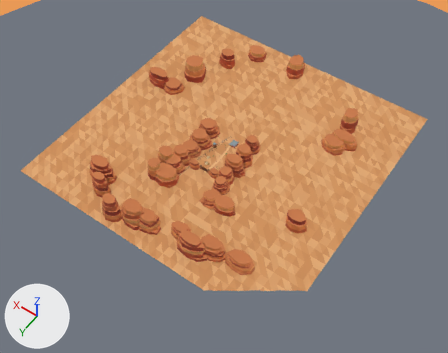
Two versions of the glTF model corpus/sources/brasscap-mesa/canyon.glb, one commit apart.
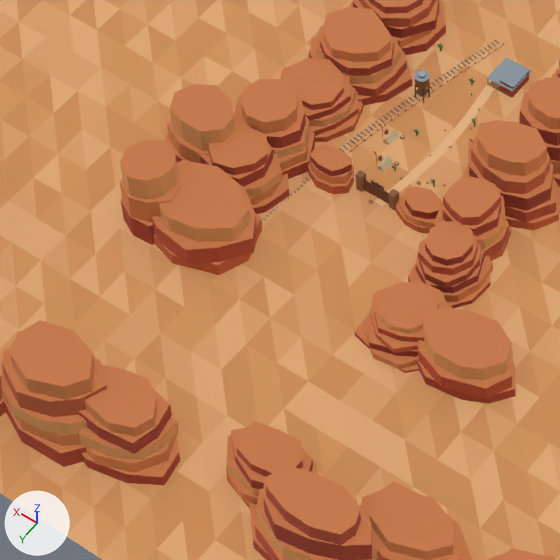
Each version is shown whole from a 50 mm lens placed at (-343.0, 498.0, 696.0), pointed at (-19.0, 44.0, -17.0), then close up on the part from 27% to 55% of the width and 36% to 71% of the height. Lighting does not change. The marker at lower left points along +X, +Y and +Z. The older version's two pictures come first. Everything nearer to the camera than a plane just in front of the edit is cut away. Vertices at exactly the same position are counted once.

The first close-up shows 'canyon' and 1 more.
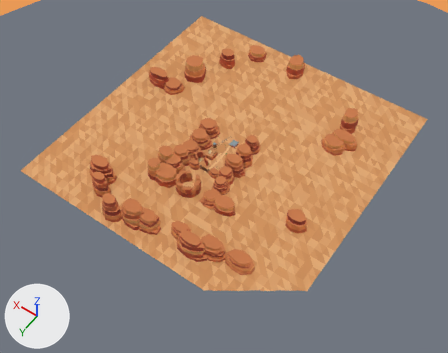
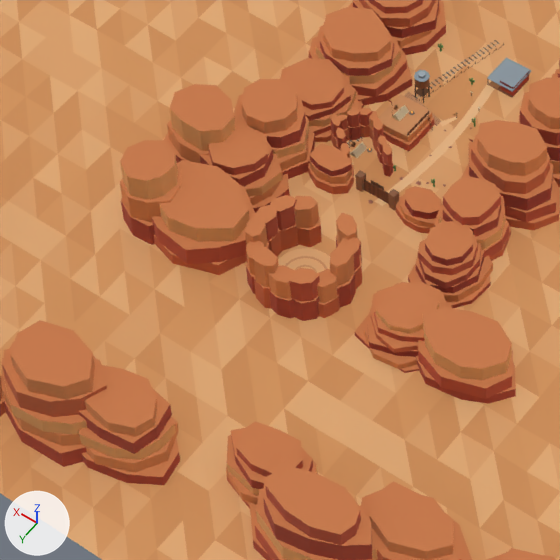
The change in detail:
me_canyon is used by ob_canyon; location (0.0, 0.0, 0.0).
me_canyon had 6871 vertices, 10118 faces and spanned x -216.0..216.0, y -216.0..216.0, z 0.0..38.0.
me_canyon now has 7404 vertices, 10862 faces and spans x -216.0..216.0, y -216.0..216.0, z 0.0..38.0.
me_canyon part 1: the loose piece of 6 vertices spanning x 11.0..15.0, y 37.0..43.0, z 0.0..2.0 is copied, and the copy is moved by (0.0, -6.0, 6.0); it spans x 12.0..15.0, y 31.0..37.0, z 6.0..8.0.
me_canyon part 2: the loose piece of 6 vertices spanning x 6.0..10.0, y 47.0..53.0, z 0.0..2.0 is copied, and the copy is moved by (10.0, 0.0, 0.0); it spans x 17.0..20.0, y 48.0..53.0, z 0.0..2.0.
me_canyon part 3: 44 loose pieces with 398 vertices, spanning x 10.0..29.0, y 52.0..135.0, z 0.0..7.0, are deleted.
me_canyon part 4: 7 vertices moved from x 6.0..27.0, y 50.0..111.0, z 0.0..1.0 to x 6.0..27.0, y 50.0..111.0, z 0.0..7.0; 138 vertices removed from x 6.0..29.0, y 37.0..138.0, z 0.0..2.0; 1025 vertices added at x -16.0..28.0, y 20.0..118.0, z 0.0..22.0.
Other edits to the shape of me_canyon do not show in these pictures.

Location of each change, [x1, y1, x2, y2] in pixels of the close-ups (560 x 560 px):
part 1 of me_canyon, added
    after: [392, 105, 409, 121]
part 2 of me_canyon, added
    after: [350, 142, 367, 158]
part 3 of me_canyon, deleted (mostly hidden)
    before: [263, 150, 377, 220]
part 4 of me_canyon, built on
    before: [255, 129, 400, 217]
    after: [245, 91, 457, 321]
